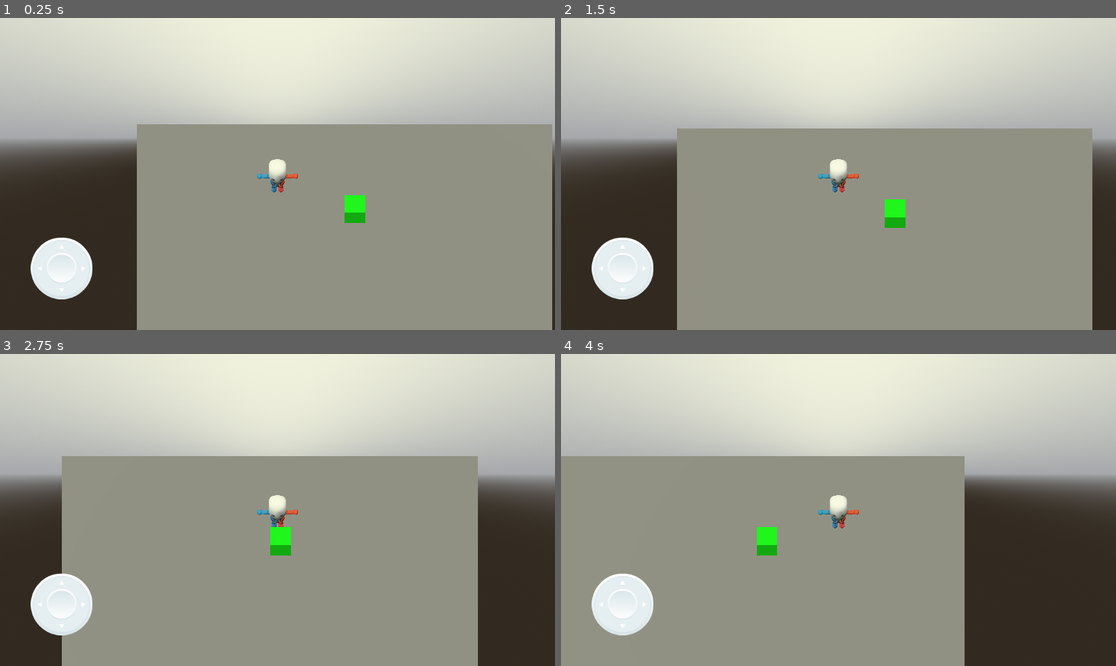
Above: before the commit, frames 1-4 (two rows, left to right).
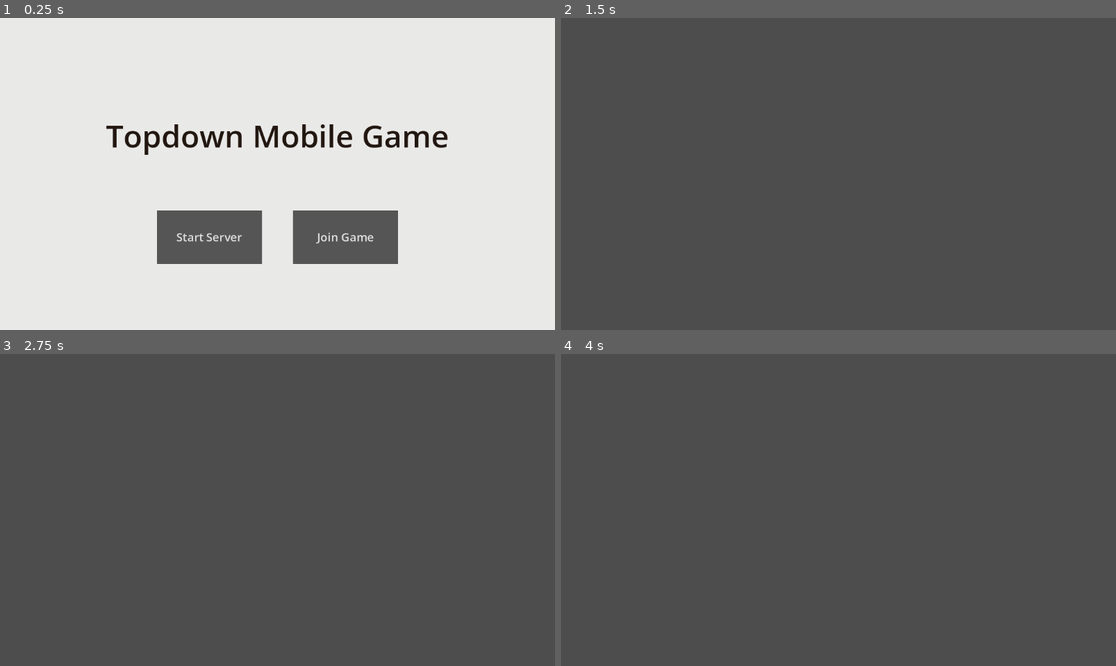
Above: after the commit, the same moments.

Repository: 1-lost-peon/topdown-mobile
Game: Godot game, scene res://main.tscn
Two runs of this game, one before a commit and one after it. Both use one fixed random seed, a clock stepped at 60 frames per second and the inputs below. The project has no main scene, so this scene is started directly.
Inputs (mouse positions are in pixels of both pictures, inside the frame that each line leads up to):
- Up to frame 1 (0.25 s): no input
- Up to frame 2 (1.5 s): click (771, 236) at 0.5 s, where only the run after the commit has a clickable "Start Server"; tap Enter (ui_accept) at 1.25 s; move the mouse to (960, 158) at 1.27 s; hold Right (ui_right) from 1.28 s (still down); click (960, 158) at 1.42 s
- Up to frame 3 (2.75 s): tap Enter (ui_accept) at 1.52 s; release Right (ui_right) at 2 s; drag from (166, 525) to (249, 572) at 2.02 s
- Up to frame 4 (4 s): tap Enter (ui_accept) at 2.75 s; move the mouse to (894, 441) at 2.77 s; hold Right (ui_right) 2.78-3.5 s; drag from (810, 572) to (672, 463) at 3.52 s

The runs differ from the first frame. In frame 1, 85% of the frame differs, in the area x 0-100%, y 0-100%; in frame 2, 99%; in frame 3, 99%; in frame 4, 99%.

Commit message:
Basic multiplayer setup

Diff:
--- /dev/null
+++ b/gui.gd
@@ -0,0 +1,12 @@
+extends CanvasLayer
+
+# Called when the node enters the scene tree for the first time.
+func _ready() -> void:
+	var main_menu = load("res://main_menu.tscn").instantiate()
+	add_child(main_menu)
+	main_menu.screen_changed.connect(start_hud)
+
+
+func start_hud() -> void:
+	var hud = load("res://hud.tscn").instantiate()
+	add_child(hud)
--- a/gui.tscn
+++ b/gui.tscn
@@ -1,18 +1,6 @@
 [gd_scene format=3 uid="uid://hiuauehffhc6"]
 
-[ext_resource type="PackedScene" uid="uid://b1fku66aejinc" path="res://main_menu.tscn" id="1_80edf"]
-[ext_resource type="PackedScene" uid="uid://8c0p424biava" path="res://hud.tscn" id="2_6lon5"]
+[ext_resource type="Script" uid="uid://dvsun1wmifgn6" path="res://gui.gd" id="1_q8o8l"]
 
 [node name="GUI" type="CanvasLayer" unique_id=285665816]
-
-[node name="MainMenu" parent="." unique_id=1077805799 instance=ExtResource("1_80edf")]
-visible = false
-
-[node name="HUD" parent="." unique_id=122071565 instance=ExtResource("2_6lon5")]
-anchors_preset = 15
-anchor_right = 1.0
-anchor_bottom = 1.0
-offset_right = 0.0
-offset_bottom = 0.0
-grow_horizontal = 2
-grow_vertical = 2
+script = ExtResource("1_q8o8l")
--- /dev/null
+++ b/main_menu.gd
@@ -0,0 +1,13 @@
+extends Control
+
+signal screen_changed
+
+func _on_start_server_pressed() -> void:
+	NetworkHandling.start_server()
+	queue_free()
+
+
+func _on_join_game_pressed() -> void:
+	NetworkHandling.start_client()
+	screen_changed.emit()
+	queue_free()
--- a/main_menu.tscn
+++ b/main_menu.tscn
@@ -1,4 +1,6 @@
 [gd_scene format=3 uid="uid://b1fku66aejinc"]
+
+[ext_resource type="Script" uid="uid://bv41uluratcmu" path="res://main_menu.gd" id="1_06t4h"]
 
 [sub_resource type="StyleBoxFlat" id="StyleBoxFlat_k6omp"]
 bg_color = Color(0.33333334, 0.33333334, 0.33333334, 1)
@@ -10,6 +12,7 @@
 anchor_bottom = 1.0
 grow_horizontal = 2
 grow_vertical = 2
+script = ExtResource("1_06t4h")
 
 [node name="ColorRect" type="ColorRect" parent="." unique_id=1574305503]
 layout_mode = 1
@@ -39,19 +42,35 @@
 horizontal_alignment = 1
 vertical_alignment = 1
 
-[node name="Button" type="Button" parent="." unique_id=512328763]
+[node name="HBoxContainer" type="HBoxContainer" parent="." unique_id=1704190460]
 layout_mode = 1
 anchors_preset = 8
 anchor_left = 0.5
 anchor_top = 0.5
 anchor_right = 0.5
 anchor_bottom = 0.5
-offset_left = -64.0
+offset_left = -249.845
 offset_top = 76.0
-offset_right = 64.0
-offset_bottom = 140.0
+offset_right = 250.15613
+offset_bottom = 187.0
 grow_horizontal = 2
 grow_vertical = 2
+theme_override_constants/separation = 64
+alignment = 1
+
+[node name="StartServer" type="Button" parent="HBoxContainer" unique_id=512328763]
+layout_mode = 2
+size_flags_horizontal = 3
 theme_override_font_sizes/font_size = 24
 theme_override_styles/normal = SubResource("StyleBoxFlat_k6omp")
-text = "Start"
+text = "Start Server"
+
+[node name="Join Game" type="Button" parent="HBoxContainer" unique_id=1646288609]
+layout_mode = 2
+size_flags_horizontal = 3
+theme_override_font_sizes/font_size = 24
+theme_override_styles/normal = SubResource("StyleBoxFlat_k6omp")
+text = "Join Game"
+
+[connection signal="pressed" from="HBoxContainer/StartServer" to="." method="_on_start_server_pressed"]
+[connection signal="pressed" from="HBoxContainer/Join Game" to="." method="_on_join_game_pressed"]
--- /dev/null
+++ b/networking/multiplayer_spawner.gd
@@ -0,0 +1,16 @@
+extends MultiplayerSpawner
+
+@export var network_player: PackedScene
+
+# Called when the node enters the scene tree for the first time.
+func _ready() -> void:
+	multiplayer.peer_connected.connect(spawn_player)
+
+
+func spawn_player(id: int) -> void:
+	if !multiplayer.is_server(): return
+
+	var player: Node = network_player.instantiate()
+	player.name = str(id)
+
+	get_node(spawn_path).call_deferred("add_child", player)
--- /dev/null
+++ b/networking/network_handling.gd
@@ -0,0 +1,17 @@
+extends Node
+
+#const IP_ADDRESS: String = "127.0.0.1"
+const IP_ADDRESS: String = "192.168.1.191"
+const PORT: int = 42069
+
+var peer: ENetMultiplayerPeer
+
+func start_server() -> void:
+	peer = ENetMultiplayerPeer.new()
+	peer.create_server(PORT)
+	multiplayer.multiplayer_peer = peer
+
+func start_client() -> void:
+	peer = ENetMultiplayerPeer.new()
+	peer.create_client(IP_ADDRESS, PORT)
+	multiplayer.multiplayer_peer = peer
--- a/player/player.gd
+++ b/player/player.gd
@@ -5,7 +5,13 @@
 const JUMP_VELOCITY = 4.5
 
 
+func _enter_tree() -> void:
+	set_multiplayer_authority(name.to_int())
+
+
 func _physics_process(delta: float) -> void:
+	if !is_multiplayer_authority(): return
+
 	# Add the gravity.
 	if not is_on_floor():
 		velocity += get_gravity() * delta
--- a/player/player.tscn
+++ b/player/player.tscn
@@ -4,6 +4,11 @@
 [ext_resource type="Script" uid="uid://dpbvertp32hy0" path="res://player/player.gd" id="1_rkbax"]
 
 [sub_resource type="CapsuleShape3D" id="CapsuleShape3D_oul6g"]
+
+[sub_resource type="SceneReplicationConfig" id="SceneReplicationConfig_rkbax"]
+properties/0/path = NodePath(".:position")
+properties/0/spawn = true
+properties/0/replication_mode = 1
 
 [node name="Player" type="CharacterBody3D" unique_id=548357737]
 script = ExtResource("1_rkbax")
@@ -18,3 +23,6 @@
 transform = Transform3D(1, 0, 0, 0, 0.49999994, 0.8660254, 0, -0.8660254, 0.49999994, 0, 10, 5)
 projection = 1
 size = 15.0
+
+[node name="MultiplayerSynchronizer" type="MultiplayerSynchronizer" parent="." unique_id=1993697615]
+replication_config = SubResource("SceneReplicationConfig_rkbax")
--- a/project.godot
+++ b/project.godot
@@ -14,6 +14,10 @@
 config/features=PackedStringArray("4.6", "Mobile")
 config/icon="res://icon.svg"
 
+[autoload]
+
+NetworkHandling="*uid://vplaoa4vmc1d"
+
 [input_devices]
 
 pointing/emulate_touch_from_mouse=true
--- a/world/world.tscn
+++ b/world/world.tscn
@@ -1,6 +1,7 @@
 [gd_scene format=3 uid="uid://kvux3lrcv1ao"]
 
 [ext_resource type="PackedScene" uid="uid://7dujjowjcp6r" path="res://player/player.tscn" id="1_6xmxd"]
+[ext_resource type="Script" uid="uid://djmpclamgnbh1" path="res://networking/multiplayer_spawner.gd" id="2_tcf2h"]
 
 [sub_resource type="StandardMaterial3D" id="StandardMaterial3D_tcf2h"]
 albedo_color = Color(0, 0.99215686, 0, 1)
@@ -27,8 +28,11 @@
 use_collision = true
 material = SubResource("StandardMaterial3D_tcf2h")
 
-[node name="Player" parent="." unique_id=548357737 instance=ExtResource("1_6xmxd")]
-transform = Transform3D(1, 0, 0, 0, 1, 0, 0, 0, 1, -3.7248578, 1.1537316, -6.24964)
-
 [node name="WorldEnvironment" type="WorldEnvironment" parent="." unique_id=2013126949]
 environment = SubResource("Environment_4717r")
+
+[node name="MultiplayerSpawner" type="MultiplayerSpawner" parent="." unique_id=2046755429]
+_spawnable_scenes = PackedStringArray("uid://7dujjowjcp6r")
+spawn_path = NodePath("..")
+script = ExtResource("2_tcf2h")
+network_player = ExtResource("1_6xmxd")
Not shown, added: gui.gd.uid
Not shown, added: main_menu.gd.uid
Not shown, added: networking/multiplayer_spawner.gd.uid
Not shown, added: networking/network_handling.gd.uid
